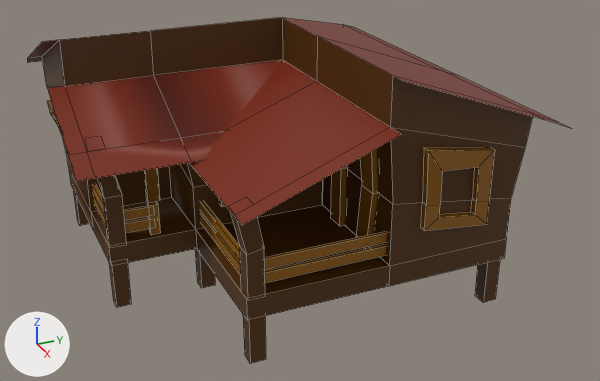
An edit to the FBX model Assets/Art/Village/casa1-0-3.fbx, drawn before and after from the same camera.
One viewpoint serves both versions: a 50 mm camera at (12.26, -4.6, 5.83) aimed at (1.09, 0.42, 0.25). Lighting does not change. The marker at lower left points along +X, +Y and +Z. The older version comes first. Mesh edges are drawn as thin lines.

Before the edit, the objects in view are built like this:
```python
me_cube = bpy.data.meshes.new('Cube')
me_cube.from_pydata(...)  # 349 vertices, 250 faces; spans x -2.67..3.89, y -3.18..3.32, z -1.06..2.85
# faces by material slot: [21, 104, 125]
me_cube.materials.append(mat_material)  # brown #782305
me_cube.materials.append(mat_material_001)  # brown #522f00
me_cube.materials.append(mat_material_002)  # brown #915d00
ob_cube = bpy.data.objects.new('Cube', me_cube)
ob_cube.location = (0.0, 0.0, 0.0)
```
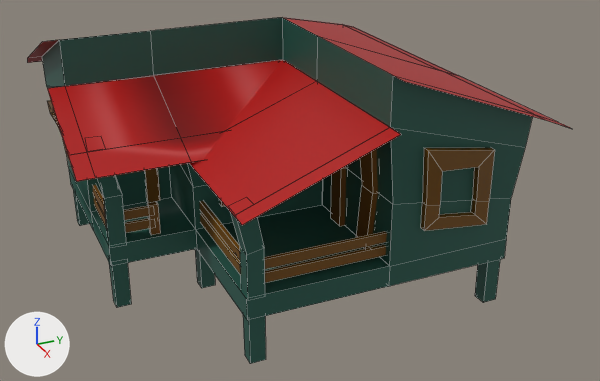
The newer file is also rescaled (x2.029), turned or shifted as a whole; pictures and numbers use the older file's frame.

Pixel boxes (x1, y1, x2, y2) of what changed, in the pictures (600 x 381 px):
```json
{"object": "Cube", "change": "reshaped", "before": [27, 17, 570, 364], "after": [27, 17, 572, 364]}
{"part": 1, "of": "me_cube", "change": "added", "after": [27, 40, 572, 129]}
{"part": 2, "of": "me_cube", "change": "added", "after": [49, 95, 400, 225]}
{"part": 3, "of": "me_cube", "change": "recoloured", "before": [32, 18, 568, 225], "after": [32, 18, 568, 225]}
{"part": 4, "of": "me_cube", "change": "recoloured", "before": [42, 17, 532, 364], "after": [42, 17, 532, 364], "on screen": "brown to dark cyan"}
{"part": 5, "of": "me_cube", "change": "recoloured", "before": [47, 100, 495, 283], "after": [47, 100, 495, 283]}
```

The change, as JSON lines over the scene's bpy script:
```json
{"op": "add", "block": "mat_material_016", "code": ["mat_material_016 = principled_material('Material.016')", "mat_material_016.base_color = (0.16, 0.0641, 0.0)  # brown #6f4800"]}
{"op": "add", "block": "mat_material_014", "code": ["mat_material_014 = principled_material('Material.014')", "mat_material_014.base_color = (0.432, 0.000759, 0.0)  # red #b00300"]}
{"op": "add", "block": "mat_material_015", "code": ["mat_material_015 = principled_material('Material.015')", "mat_material_015.base_color = (0.0168, 0.0953, 0.0704)  # dark cyan #23574b"]}
{"block": "me_cube", "where": "# used by ob_cube; location = (0.0, 0.0, 0.0)"}
{"op": "remove", "block": "me_cube", "code": "me_cube.from_pydata(...)  # 349 vertices, 250 faces; spans x -2.67..3.89, y -3.18..3.32, z -1.06..2.85"}
{"op": "add", "block": "me_cube", "code": "me_cube.from_pydata(...)  # 389 vertices, 271 faces; spans x -2.67..3.89, y -3.18..3.32, z -1.06..2.85"}
{"block": "me_cube", "change": "me_cube part 1: a new loose piece of 21 vertices spanning x -2.67..3.89, y -3.16..3.32, z 1.81..2.84, in mat_material_014 (red #b00300)"}
{"block": "me_cube", "change": "me_cube part 2: a new loose piece of 19 vertices spanning x 0.14..3.89, y -3.18..0.55, z 1.33..2.15, in mat_material_014 (red #b00300)"}
{"block": "me_cube", "change": "me_cube part 3: 21 faces spanning x -2.67..3.89, y -3.18..3.32, z 1.34..2.85 switch from mat_material (brown #782305) to mat_material_014 (red #b00300)"}
{"block": "me_cube", "change": "me_cube part 4: 104 faces spanning x -2.2..3.62, y -2.93..2.82, z -1.06..2.85 switch from mat_material_001 (brown #522f00) to mat_material_015 (dark cyan #23574b)"}
{"block": "me_cube", "change": "me_cube part 5: 125 faces spanning x -1.66..3.68, y -3.0..2.27, z 0.01..1.77 switch from mat_material_002 (brown #915d00) to mat_material_016 (brown #6f4800)"}
```
